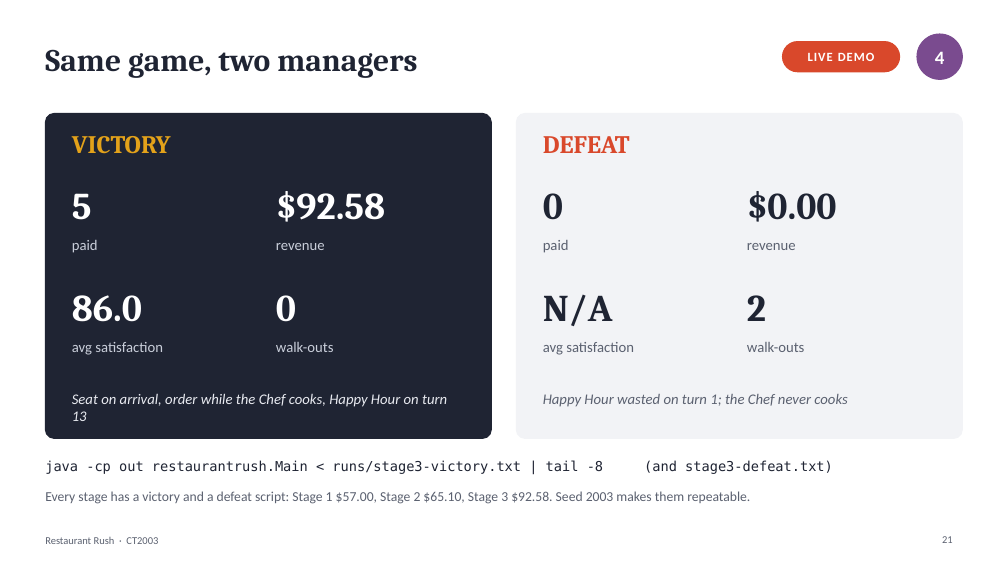
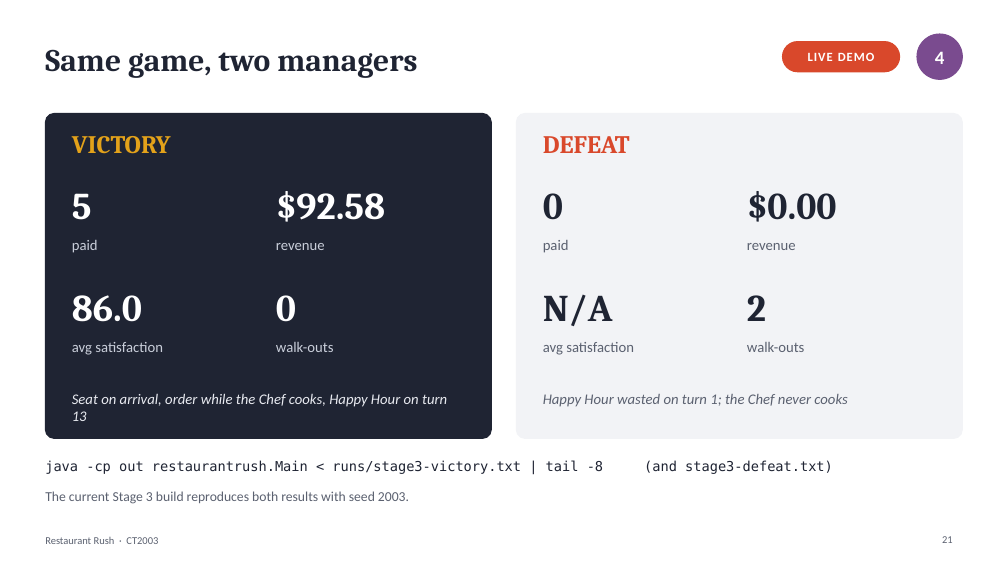
Before and after one commit to JeremyChooCK/CT2003-Restaurant-Rush, a slide deck: slide 21 of docs/presentation/RestaurantRush_Presentation.pptx. Drawn at 1008x567 pixels with LibreOffice and Linux fonts; fonts in the diff are those of the drawing. Boxes give left, top, right and bottom in pixels: in the first picture for what was removed or moved away, otherwise in the second. Text is boxed around its words. In the diff, an @@ line names an element or a change of style, - is before the commit and + after.

```diff
--- a/docs/presentation/RestaurantRush_Presentation.pptx
+++ b/docs/presentation/RestaurantRush_Presentation.pptx
@@ text at <box>45,491,409,504</box>: text changed @@
-Every stage has a victory and a defeat script: Stage 1 $57.00, Stage 2 $65.10, Stage 3 $92.58. Seed 2003 makes them repeatable.
+The current Stage 3 build reproduces both results with seed 2003.
```
Also in this commit, not shown: 17 other slides changed, 1 slide added, 1 slide removed, 1 other file.
